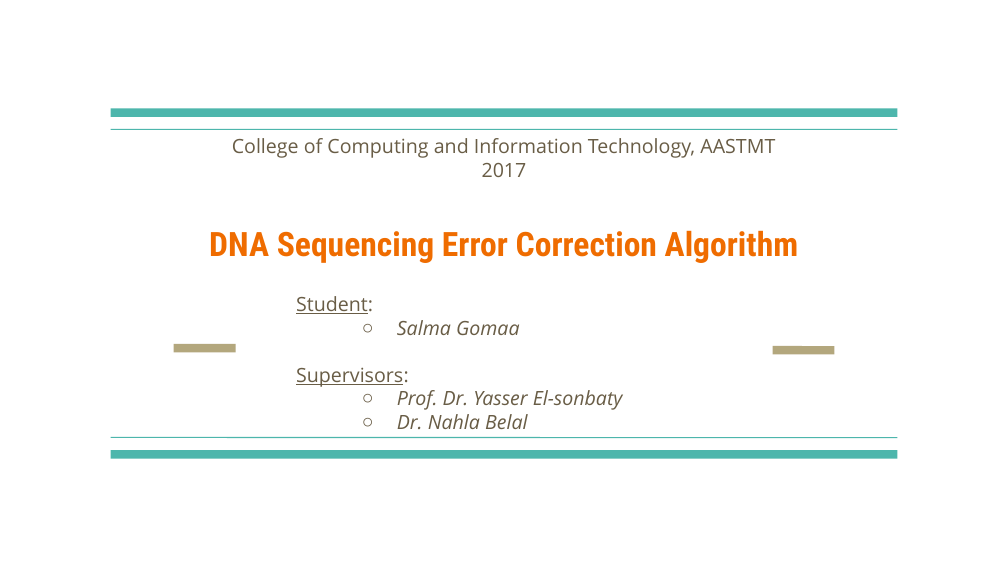
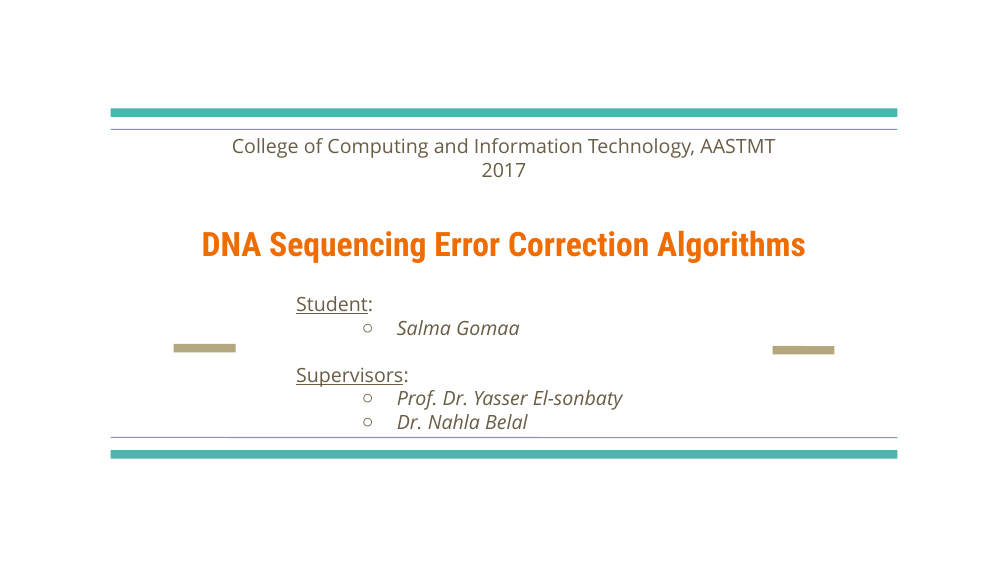
Before and after one commit to salmagomaa/masters-seminar, a slide deck: slide 1 of Presentation/DNA_Seq_Error_Corr_Alg.odp. Drawn at 1008x567 pixels with LibreOffice and Linux fonts; fonts in the diff are those of the drawing. Boxes give left, top, right and bottom in pixels: in the first picture for what was removed or moved away, otherwise in the second. Text is boxed around its words. In the diff, an @@ line names an element or a change of style, - is before the commit and + after.

```diff
--- a/Presentation/DNA_Seq_Error_Corr_Alg.odp
+++ b/Presentation/DNA_Seq_Error_Corr_Alg.odp
@@ title at bbox=[202, 230, 806, 263]: text changed @@
-DNA Sequencing Error Correction Algorithm
+DNA Sequencing Error Correction Algorithms
```
Also in this commit, not shown: 6 other slides changed, 2 slides added, 12 other files.
